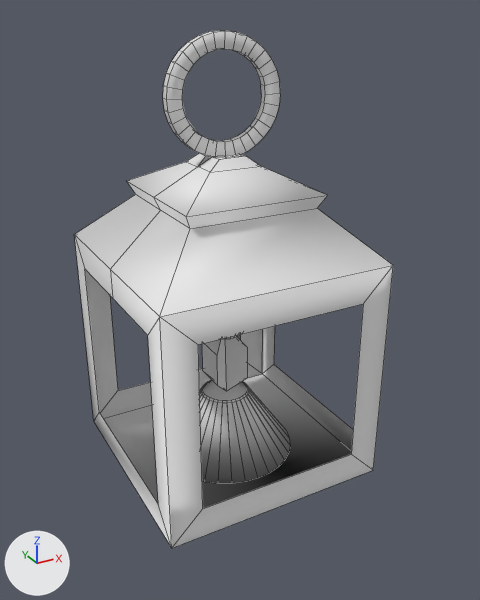
Before and after pictures for a commit that changed the FBX model Models/props/farol/farol.fbx.
Rendered twice from a camera (50 mm lens) standing at (-2.46, -4.76, 3.62) and looking at (0.07, -0.16, 1.32). The axes (+X, +Y, +Z) are drawn at lower left. The lights are the same throughout. Mesh edges are drawn as thin lines. Materials are left out; every surface is plain grey. Vertices at the same position are counted once.

Names of what the first picture shows: 'Farol'.
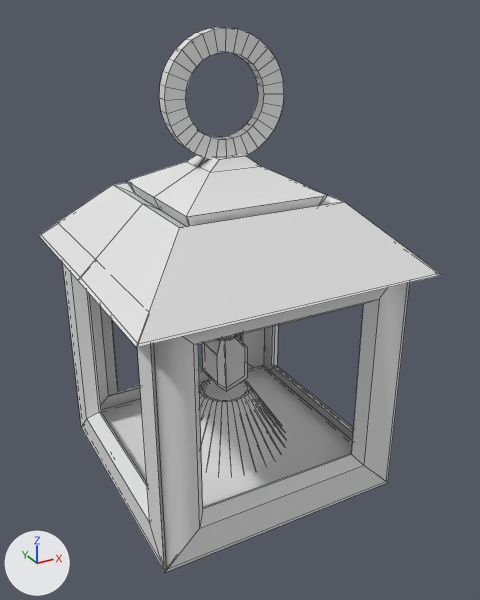
Where the change shows, as pixel boxes [x1, y1, x2, y2] in the pictures (480 x 600 px):
'Farol', reshaped (26% wider)
    before: [74, 30, 393, 548]
    after: [39, 27, 441, 572]
part 1 of me_cube_001, added
    after: [159, 27, 284, 160]
part 2 of me_cube_001, added
    after: [39, 183, 441, 572]

Patch to the scene script:
```diff
--- a/Models/props/farol/farol.fbx.py
+++ b/Models/props/farol/farol.fbx.py
@@ me_cube_001 @@
 # used by ob_farol; location = (0.0, 0.0, 0.0)
-me_cube_001.from_pydata(...)  # 394 vertices, 308 faces; spans x -1.0..1.0, y -1.0..1.0, z -0.25..3.47
+me_cube_001.from_pydata(...)  # 892 vertices, 804 faces; spans x -1.27..1.27, y -1.27..1.27, z -0.37..3.49
+# me_cube_001 part 1: a new loose piece of 128 vertices spanning x -0.5..0.49, y -0.13..0.1, z 2.5..3.49
+# me_cube_001 part 2: 370 vertices added at x -1.27..1.27, y -1.27..1.27, z -0.37..2.52
+# me_cube_001 part 3: the surface is now shaded flat
```
